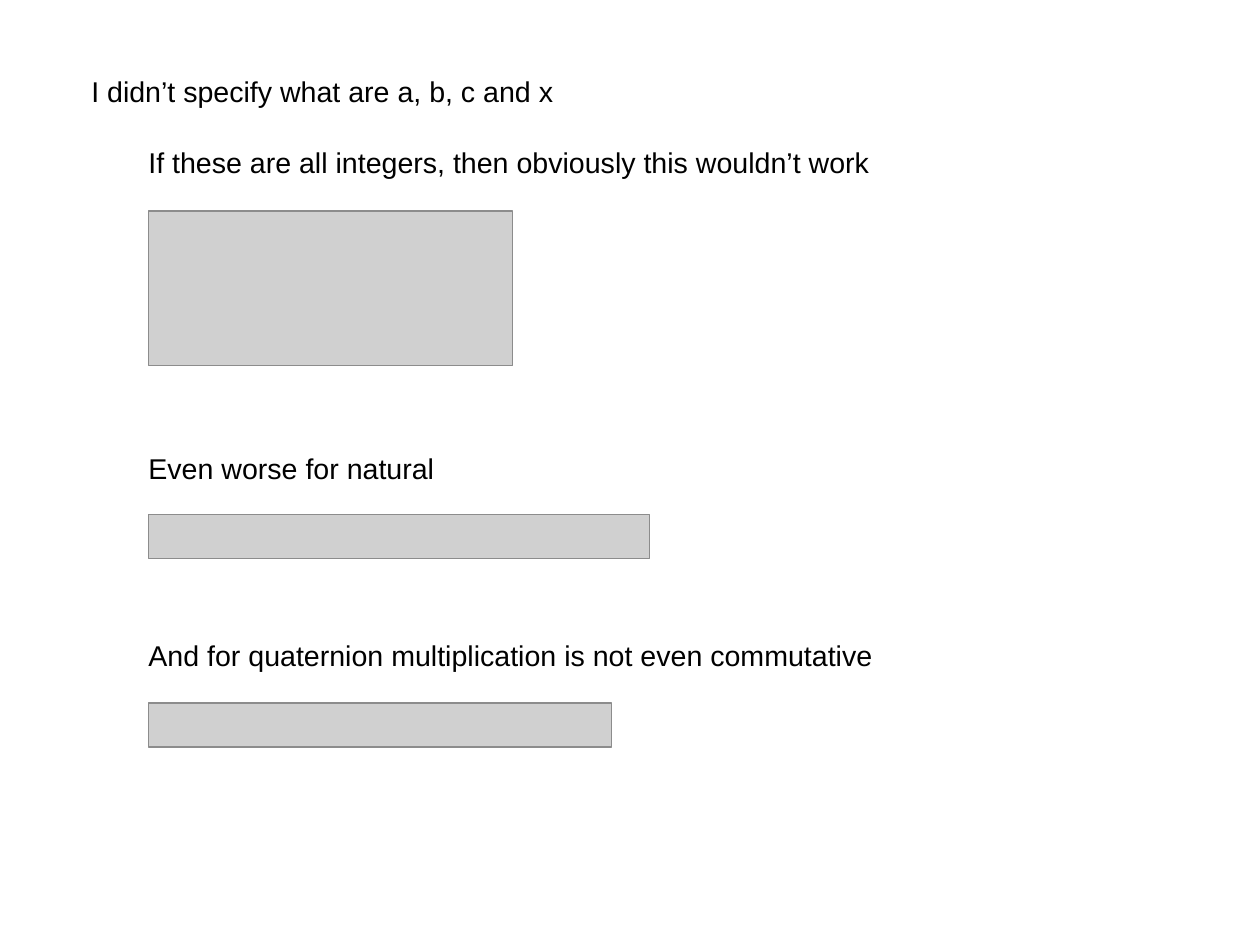
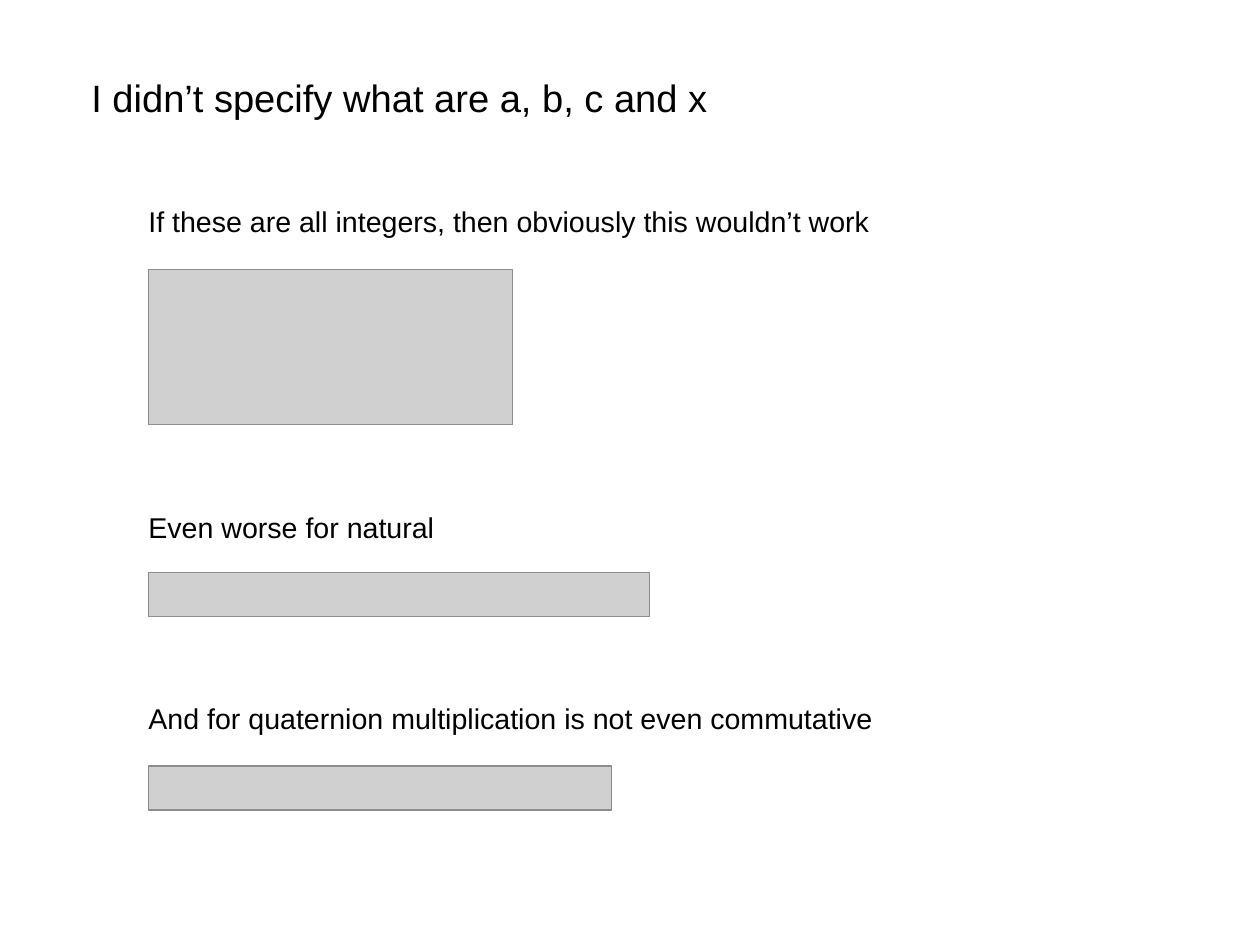
Before and after one commit to akalenuk/templates-experiments, a slide deck: slide 3 of templates.odp. Drawn at 1260x945 pixels with LibreOffice and Linux fonts; fonts in the diff are those of the drawing; grey boxes stand for pictures. Boxes give left, top, right and bottom in pixels: in the first picture for what was removed or moved away, otherwise in the second. Text is boxed around its words. In the diff, an @@ line names an element or a change of style, - is before the commit and + after.

```diff
--- a/templates.odp
+++ b/templates.odp
@@ text "I didn’t specify what are ..." at box(91, 84, 707, 120): size 18 to 24 pt @@
@@ 2 pictures, 2 texts: place and size @@
-2 pictures, 2 texts at box(148, 152, 869, 559)
+2 pictures, 2 texts at box(148, 211, 869, 617)
@@ text "And for quaternion multiplication is ...": place and size @@
-text "And for quaternion multiplication is ..." at box(148, 645, 872, 672)
+text "And for quaternion multiplication is ..." at box(148, 708, 872, 735)
@@ picture: place and size @@
-picture at box(149, 703, 612, 748)
+picture at box(149, 766, 612, 811)
```
Also in this commit, not shown: 13 other slides changed, 1 slide added, 1 slide removed.
